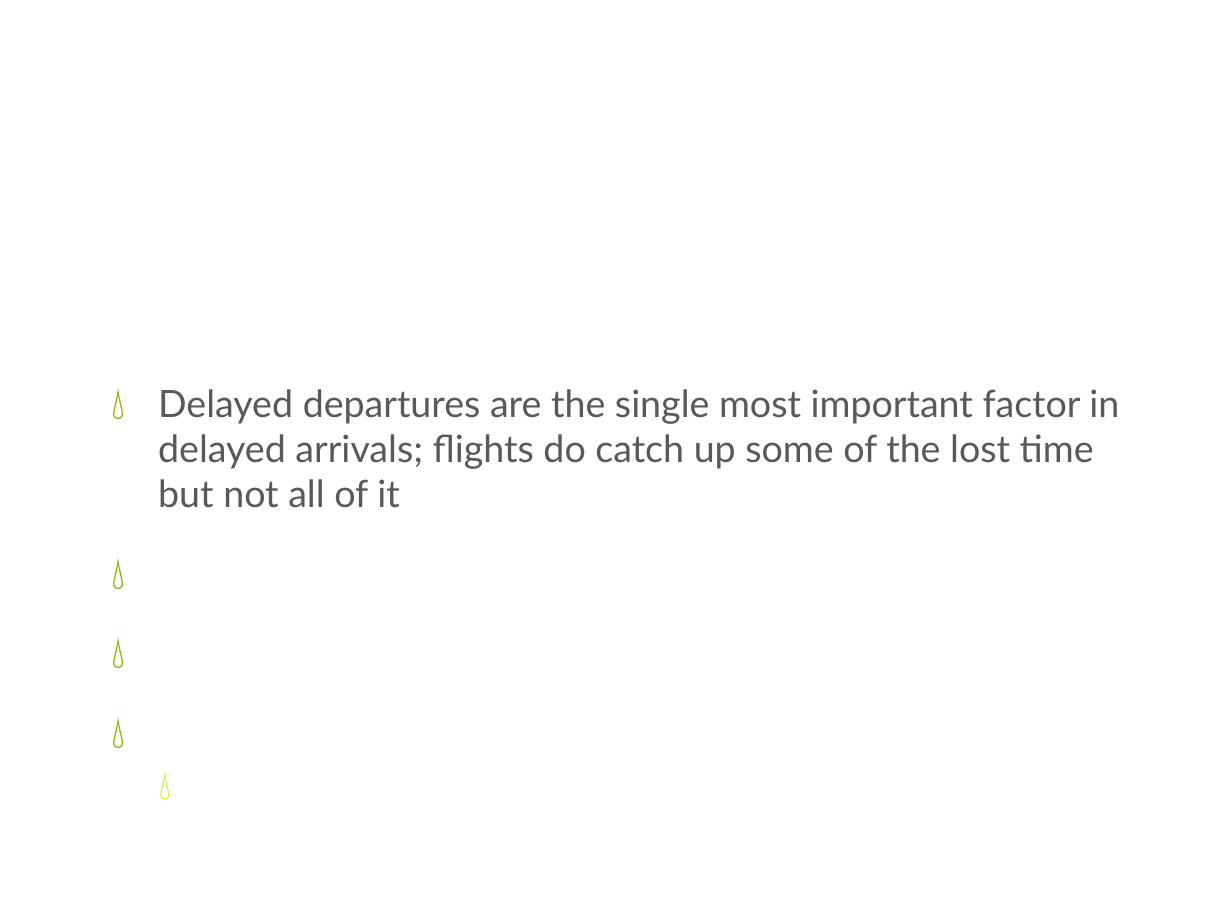
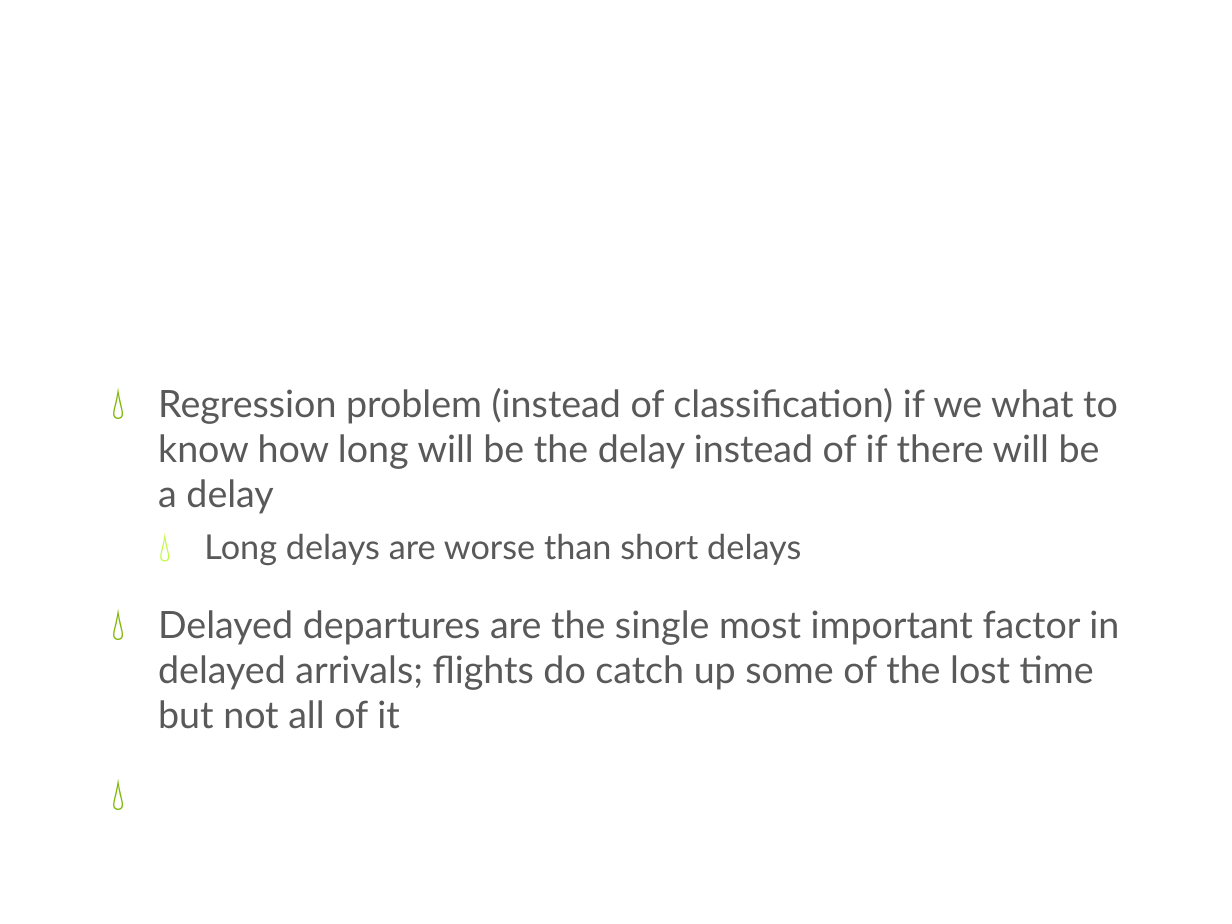
Before and after one commit to dermot-cochran/Interview_data, a slide deck: slide 5 of CaseStudyPresentation.pptx (slide 4 before the commit). Drawn at 1232x924 pixels with LibreOffice and Linux fonts; fonts in the diff are those of the drawing; background and template pictures are left out. Boxes give left, top, right and bottom in pixels: in the first picture for what was removed or moved away, otherwise in the second. Text is boxed around its words. In the diff, an @@ line names an element or a change of style, - is before the commit and + after.

```diff
--- a/CaseStudyPresentation.pptx
+++ b/CaseStudyPresentation.pptx
@@ text at (158,388,1118,565): paragraphs added @@
+💧 Regression problem (instead of classification) if we what to know how long will be the delay instead of if there will be a delay
+  💧 Long delays are worse than short delays
```
Also in this commit, not shown: 4 other slides changed, 1 slide added, 1 other file.
